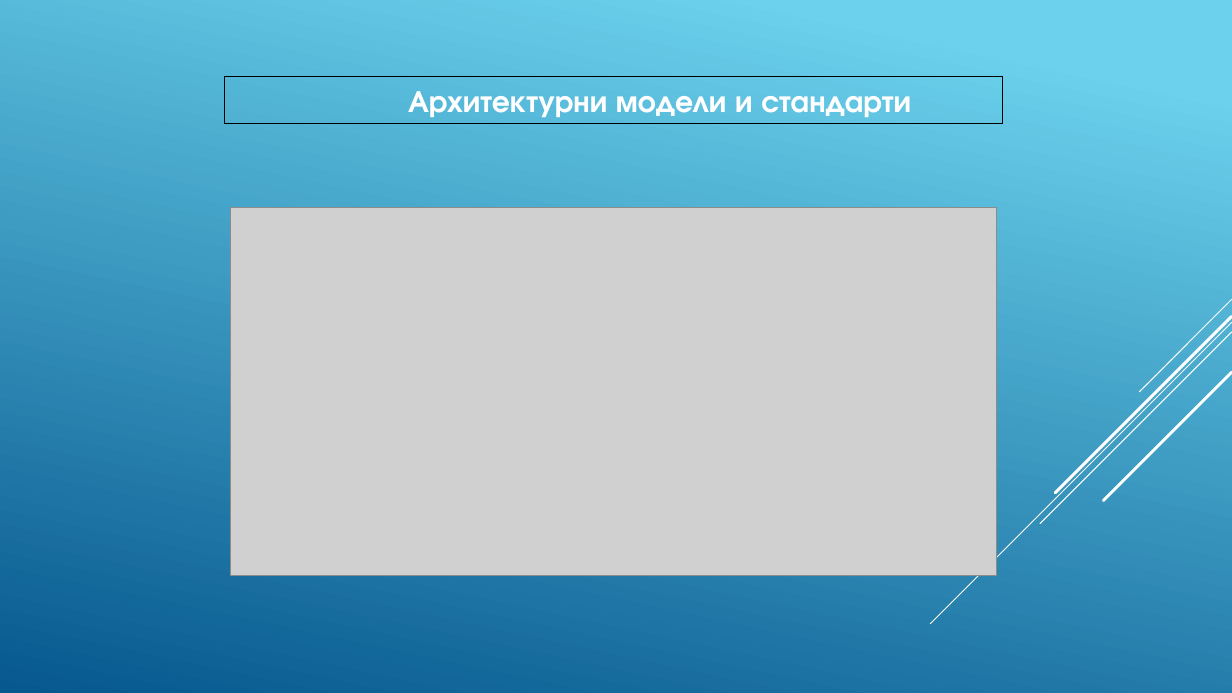
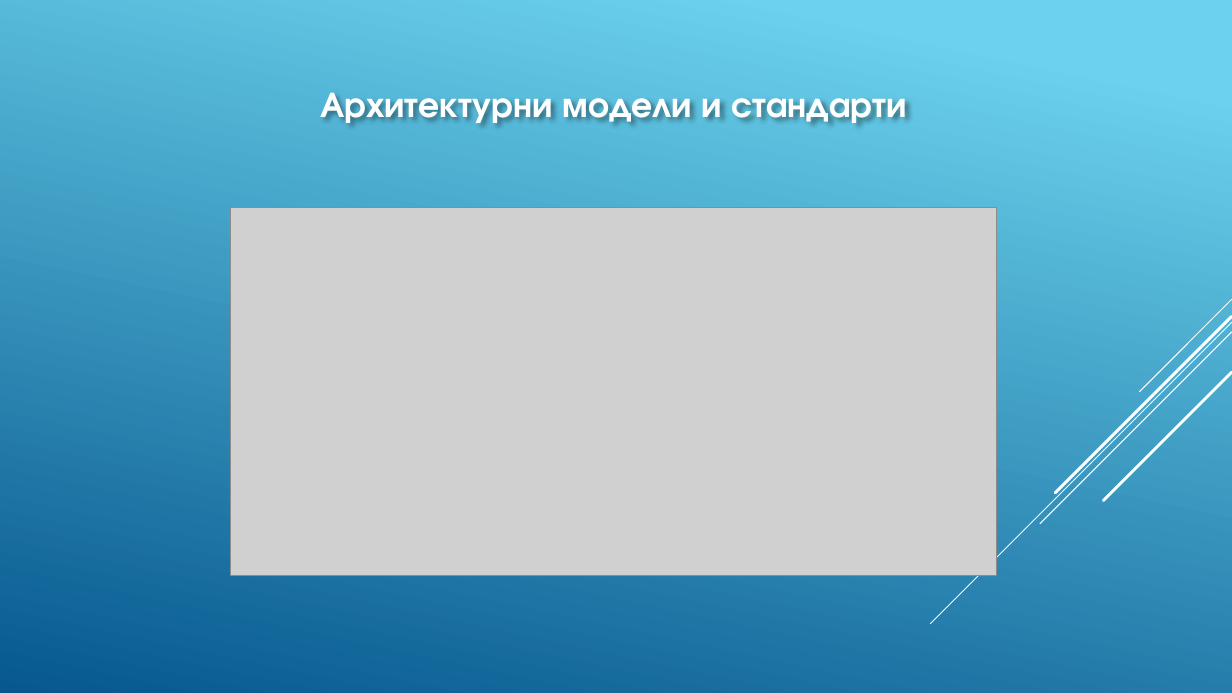
Before and after one commit to pgee-dzi2024/Theme_2501, a slide deck: slide 8 of dr/Защита.pptx. Drawn at 1232x693 pixels with LibreOffice and Linux fonts; fonts in the diff are those of the drawing; grey boxes stand for pictures. Boxes give left, top, right and bottom in pixels: in the first picture for what was removed or moved away, otherwise in the second. Text is boxed around its words. In the diff, an @@ line names an element or a change of style, - is before the commit and + after.

```diff
--- a/dr/Защита.pptx
+++ b/dr/Защита.pptx
@@ text "Архитектурни модели и стандарти": place and size @@
-text "Архитектурни модели и стандарти" at box(225, 77, 1003, 123)
+text "Архитектурни модели и стандарти" at box(320, 92, 907, 126)
@@ text "Архитектурни модели и стандарти" at box(320, 92, 907, 126): size 24 to 28 pt; outline #000000 0.75 pt to none @@
```
Also in this commit, not shown: 7 other slides changed, 1 slide added, 1 slide removed, 3 other files.
